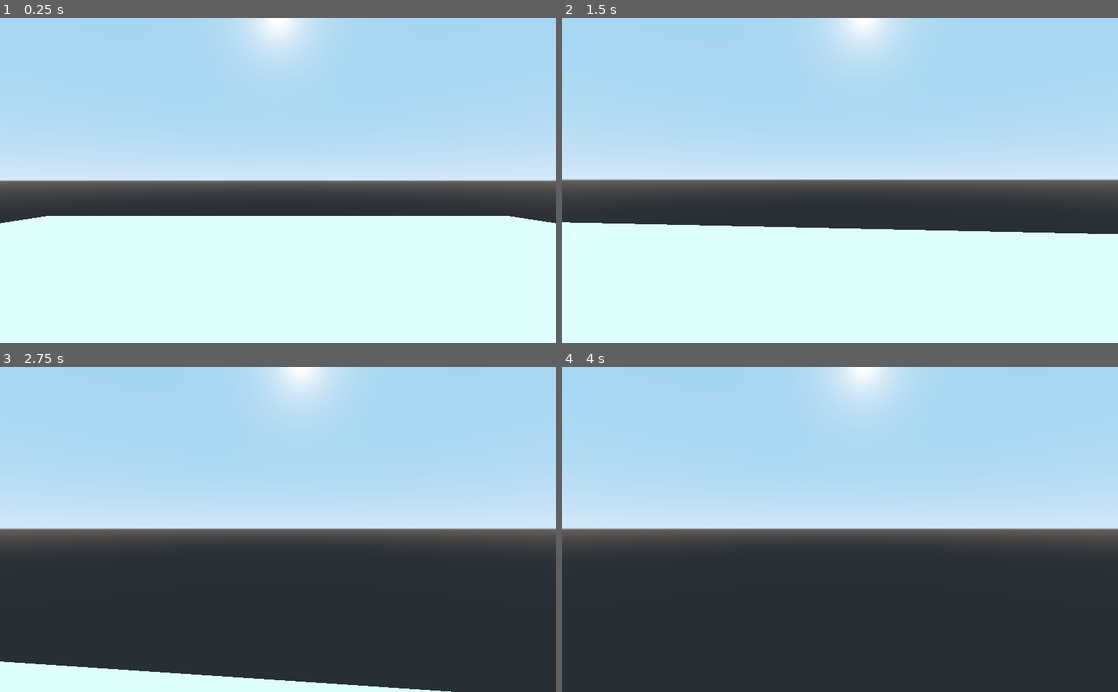
Above: before the commit, frames 1-4 (two rows, left to right).
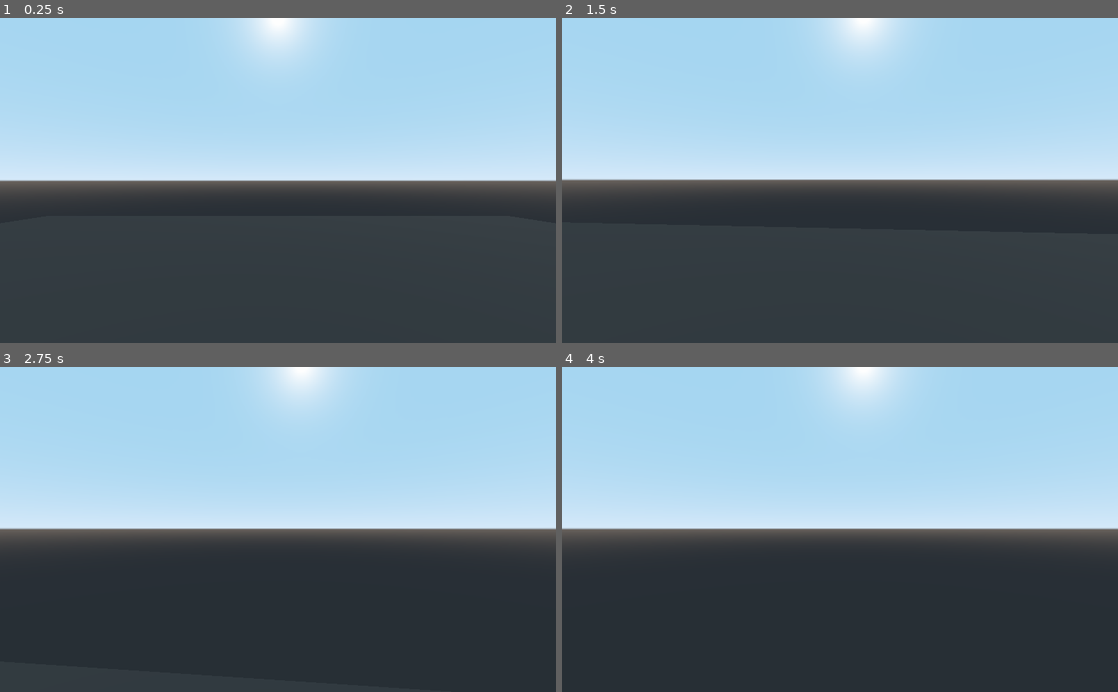
Above: after the commit, the same moments.

Repository: nwallenfang/ludum-dare-51
Game: Godot game, scene res://Prototyping/Test.tscn
The game is run twice, just before and just after one commit, with the same random seed, the same clock (stepped at 60 frames per second) and the same inputs. The project has no main scene, so this scene is started directly.
Inputs (mouse positions are in pixels of both pictures, inside the frame that each line leads up to):
- Up to frame 1 (0.25 s): no input
- Up to frame 2 (1.5 s): move the mouse to (867, 180) at 0.52 s; hold Up (ui_up) from 0.53 s (still down); click (867, 180) at 0.6 s; tap Space (jump) at 0.77 s; move the mouse to (812, 180) at 1.27 s; tap Alt (change_mouse_input) at 1.35 s
- Up to frame 3 (2.75 s): tap Space (jump) at 1.52 s; click (250, 529) at 1.55 s; move the mouse to (333, 458) at 2.02 s; release Up (ui_up) at 2.03 s; hold Right (ui_right) from 2.03 s (still down); hold Shift (sprint) from 2.03 s (still down); click (333, 458) at 2.3 s
- Up to frame 4 (4 s): move the mouse to (812, 594) at 2.77 s; release Right (ui_right) at 2.78 s; release Shift (sprint) at 2.78 s; hold Up (ui_up) 2.78-3.53 s; click (812, 594) at 2.85 s; tap Space (jump) at 3.02, 3.77 s; tap Enter at 3.5 s; move the mouse to (1006, 578) at 3.52 s; hold Left (ui_left) from 3.53 s (still down); click (1006, 578) at 3.6 s

The runs differ from the first frame. In frame 1, 39% of the frame differs, in the area x 0-100%, y 60-100%; in frame 2, 35%; in frame 3, 3.8%; in frame 4, nothing differs.

Commit message:
Laser gun and enemy test

Diff:
--- /dev/null
+++ b/LaserDrawer.gd
@@ -0,0 +1,16 @@
+extends ImmediateGeometry
+
+
+func _ready():
+	pass
+
+func draw_line(p1: Vector3, p2: Vector3):
+	begin(Mesh.PRIMITIVE_LINES)
+
+	add_vertex(p1)
+	add_vertex(p2)
+
+	end()
+
+	yield(get_tree().create_timer(0.2), "timeout")
+	queue_free()
--- /dev/null
+++ b/Logic/Player/Gun.gd
@@ -0,0 +1,40 @@
+extends Spatial
+
+const laser_scene_path = preload("res://Logic/Player/LaserDrawer.tscn")
+
+var ray_path := NodePath("RayCast")
+onready var ray: RayCast = get_node(ray_path)
+
+var laser_sound_path := NodePath("../../LaserStream")
+onready var laser_sound: AudioStreamPlayer = get_node(laser_sound_path)
+
+func _ready():
+	pass
+
+func _input(event: InputEvent):
+	if Input.is_action_just_pressed("shoot"):
+		# Update the ray and get the collided object
+		ray.set_cast_to(Vector3(0,0,-10000000000))
+		ray.force_raycast_update()
+
+		if !ray.is_colliding():
+			return
+
+		var collider: Object = ray.get_collider().get_parent()
+
+		# If the target can be damaged
+		if collider is Enemy:
+			# Call it with damage
+			collider.damage(10)
+
+		var hit_point: Vector3 = ray.get_collision_point()
+
+		# TODO: Draw the laser
+		# TODO: Call laser sound
+
+		var laser_drawer = laser_scene_path.instance()
+		get_tree().current_scene.add_child(laser_drawer)
+
+		laser_drawer.draw_line(to_global(self.translation - Vector3(0,0.2,0)), hit_point)
+
+		laser_sound.play()
--- /dev/null
+++ b/Logic/Player/Gun.tscn
@@ -0,0 +1,8 @@
+[gd_scene load_steps=2 format=2]
+
+[ext_resource path="res://Logic/Player/Gun.gd" type="Script" id=1]
+
+[node name="Gun" type="Spatial"]
+script = ExtResource( 1 )
+
+[node name="RayCast" type="RayCast" parent="."]
--- /dev/null
+++ b/Logic/Player/LaserDrawer.tscn
@@ -0,0 +1,15 @@
+[gd_scene load_steps=3 format=2]
+
+[ext_resource path="res://LaserDrawer.gd" type="Script" id=1]
+
+[sub_resource type="SpatialMaterial" id=1]
+albedo_color = Color( 1, 0, 0, 1 )
+emission_enabled = true
+emission = Color( 1, 0, 0, 1 )
+emission_energy = 1.0
+emission_operator = 0
+emission_on_uv2 = false
+
+[node name="LaserDrawer" type="ImmediateGeometry"]
+material_override = SubResource( 1 )
+script = ExtResource( 1 )
--- /dev/null
+++ b/Logic/Player/LaserLine.gd
@@ -0,0 +1,9 @@
+extends ImmediateGeometry
+
+
+func _ready():
+	pass
+
+# Draw a line in 3d between two global points
+func draw_laser(p1: Vector3, p2: Vector3):
+	pass
--- a/Logic/Player/Player.tscn
+++ b/Logic/Player/Player.tscn
@@ -1,14 +1,16 @@
-[gd_scene load_steps=6 format=2]
+[gd_scene load_steps=8 format=2]
 
 [ext_resource path="res://Logic/Player/Player.gd" type="Script" id=1]
 [ext_resource path="res://Logic/Player/Head.tscn" type="PackedScene" id=2]
 [ext_resource path="res://Logic/Player/Sprint.gd" type="Script" id=3]
+[ext_resource path="res://Logic/Player/Gun.tscn" type="PackedScene" id=4]
+[ext_resource path="res://Assets/Sound/laser.ogg" type="AudioStream" id=5]
 
 [sub_resource type="CapsuleMesh" id=1]
 
 [sub_resource type="CapsuleShape" id=2]
 
-[node name="KinematicBody" type="KinematicBody"]
+[node name="Player" type="KinematicBody"]
 script = ExtResource( 1 )
 
 [node name="MeshInstance" type="MeshInstance" parent="."]
@@ -22,5 +24,10 @@
 [node name="Head" parent="." instance=ExtResource( 2 )]
 transform = Transform( 1, 0, 0, 0, 1, 0, 0, 0, 1, 0, 2, 0 )
 
+[node name="Gun" parent="Head" instance=ExtResource( 4 )]
+
 [node name="Sprint" type="Node" parent="."]
 script = ExtResource( 3 )
+
+[node name="LaserStream" type="AudioStreamPlayer" parent="."]
+stream = ExtResource( 5 )
--- a/Prototyping/Test.tscn
+++ b/Prototyping/Test.tscn
@@ -1,8 +1,12 @@
-[gd_scene load_steps=4 format=2]
+[gd_scene load_steps=6 format=2]
 
 [ext_resource path="res://Logic/Player/Player.tscn" type="PackedScene" id=1]
+[ext_resource path="res://Prototyping/TestEnemy.tscn" type="PackedScene" id=2]
 
 [sub_resource type="CubeMesh" id=1]
+
+[sub_resource type="SpatialMaterial" id=3]
+albedo_color = Color( 0.203922, 0.203922, 0.203922, 1 )
 
 [sub_resource type="BoxShape" id=2]
 
@@ -12,13 +16,25 @@
 transform = Transform( 20, 0, 0, 0, 0.5, 0, 0, 0, 20, 0, 0, 0 )
 
 [node name="MeshInstance" type="MeshInstance" parent="StaticBody"]
+transform = Transform( 1, 0, 0, 0, 1, 0, 0, 0, 1, 0, 0, 0 )
 mesh = SubResource( 1 )
+material/0 = SubResource( 3 )
 
 [node name="CollisionShape" type="CollisionShape" parent="StaticBody"]
 shape = SubResource( 2 )
 
+[node name="StaticBody4" type="StaticBody" parent="."]
+transform = Transform( 1, 0, 0, 0, 1, 0, 0, 0, 1, 0, -0.0952694, 5.04891 )
+
+[node name="MeshInstance" type="MeshInstance" parent="StaticBody4"]
+mesh = SubResource( 1 )
+skeleton = NodePath("../../StaticBody4")
+
+[node name="CollisionShape" type="CollisionShape" parent="StaticBody4"]
+shape = SubResource( 2 )
+
 [node name="StaticBody2" type="StaticBody" parent="."]
-transform = Transform( 1, 0, 0, 0, 1, 0, 0, 0, 1, 0, -0.162716, 4.52966 )
+transform = Transform( 1, 0, 0, 0, 1, 0, 0, 0, 1, 0, -0.316104, 4.52966 )
 
 [node name="MeshInstance" type="MeshInstance" parent="StaticBody2"]
 mesh = SubResource( 1 )
@@ -42,3 +58,6 @@
 transform = Transform( 0.840538, -0.22349, -0.493505, 0.541752, 0.346749, 0.765682, 0, -0.910943, 0.412532, 0, 5.19182, 36.7045 )
 light_color = Color( 0.717647, 0.717647, 0.717647, 1 )
 shadow_enabled = true
+
+[node name="TestEnemy" parent="." instance=ExtResource( 2 )]
+transform = Transform( 1, 0, 0, 0, 1, 0, 0, 0, 1, 6.61711, 1.85422, 10.0709 )
--- /dev/null
+++ b/Prototyping/TestEnemy.gd
@@ -0,0 +1,14 @@
+extends Spatial
+class_name Enemy
+
+export var health := 10
+
+func _ready():
+	pass
+
+func damage(amount: int):
+	health -= amount
+	if health <= 0:
+		self.queue_free()
+
+	#TODO: Call damage and death sounds
--- /dev/null
+++ b/Prototyping/TestEnemy.tscn
@@ -0,0 +1,23 @@
+[gd_scene load_steps=5 format=2]
+
+[ext_resource path="res://Prototyping/TestEnemy.gd" type="Script" id=1]
+
+[sub_resource type="BoxShape" id=1]
+
+[sub_resource type="CubeMesh" id=2]
+
+[sub_resource type="SpatialMaterial" id=3]
+albedo_color = Color( 1, 0, 0, 1 )
+
+[node name="TestEnemy" type="Spatial"]
+script = ExtResource( 1 )
+
+[node name="HitBox" type="StaticBody" parent="."]
+
+[node name="CollisionShape" type="CollisionShape" parent="HitBox"]
+shape = SubResource( 1 )
+
+[node name="MeshInstance" type="MeshInstance" parent="HitBox"]
+mesh = SubResource( 2 )
+skeleton = NodePath("../CollisionShape")
+material/0 = SubResource( 3 )
--- a/project.godot
+++ b/project.godot
@@ -9,12 +9,18 @@
 config_version=4
 
 _global_script_classes=[ {
+"base": "Spatial",
+"class": "Enemy",
+"language": "GDScript",
+"path": "res://Prototyping/TestEnemy.gd"
+}, {
 "base": "KinematicBody",
 "class": "MovementController",
 "language": "GDScript",
 "path": "res://Logic/Player/Player.gd"
 } ]
 _global_script_class_icons={
+"Enemy": "",
 "MovementController": ""
 }
 
@@ -72,6 +78,11 @@
 "events": [ Object(InputEventKey,"resource_local_to_scene":false,"resource_name":"","device":0,"alt":false,"shift":false,"control":false,"meta":false,"command":false,"pressed":false,"scancode":0,"physical_scancode":16777240,"unicode":0,"echo":false,"script":null)
  ]
 }
+shoot={
+"deadzone": 0.5,
+"events": [ Object(InputEventMouseButton,"resource_local_to_scene":false,"resource_name":"","device":0,"alt":false,"shift":false,"control":false,"meta":false,"command":false,"button_mask":0,"position":Vector2( 0, 0 ),"global_position":Vector2( 0, 0 ),"factor":1.0,"button_index":1,"pressed":false,"doubleclick":false,"script":null)
+ ]
+}
 
 [physics]
 
Not shown, added: Assets/Sound/laser.ogg.import
Not shown, added: Assets/Sound/spray.ogg.import
Not shown, added: Assets/Sound/laser.ogg
Not shown, added: Assets/Sound/spray.ogg
